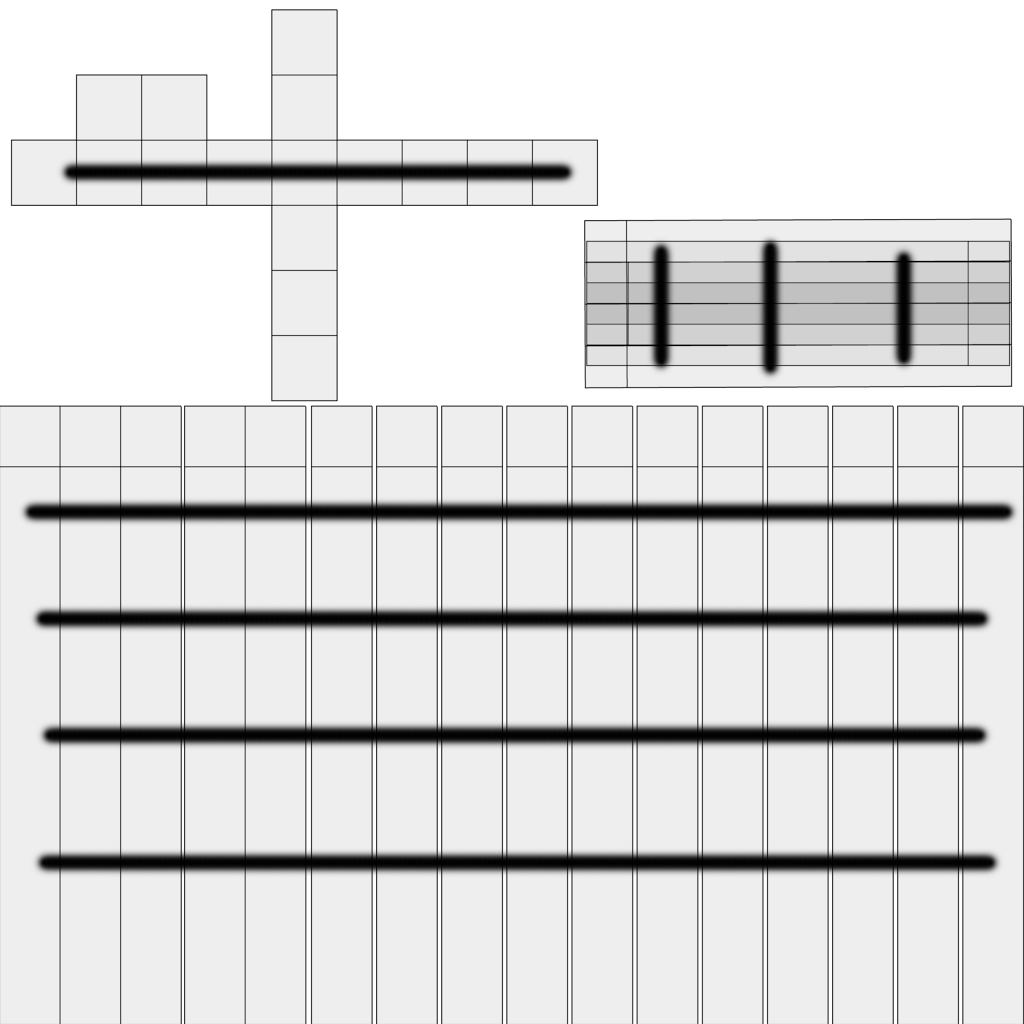
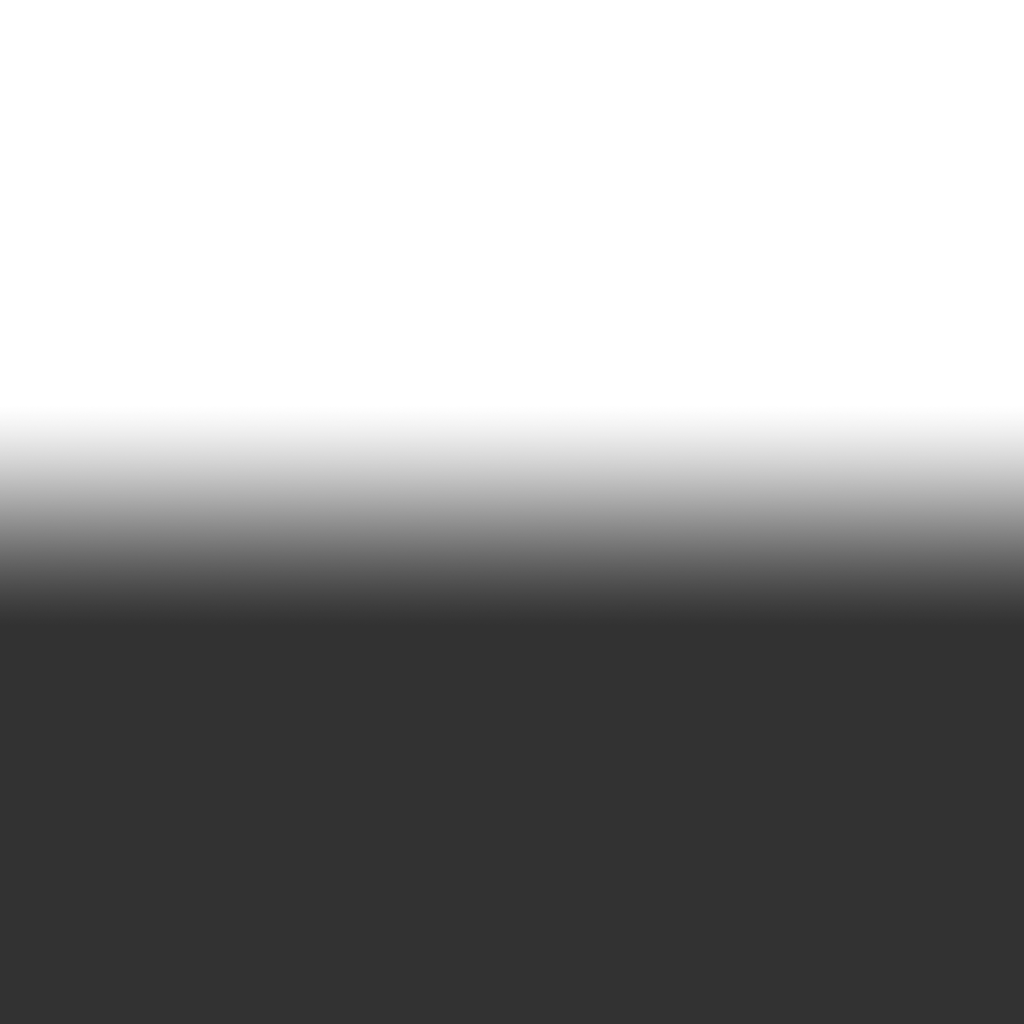
Two versions of the same layered image (1024 × 1024). Layer-by-layer changes:
hid "UV" over 0, 9, 1024, 1024
hid "Test" over 16, 156, 1022, 879
showed "Gradient", painted on it over 0, 406, 1024, 1024
